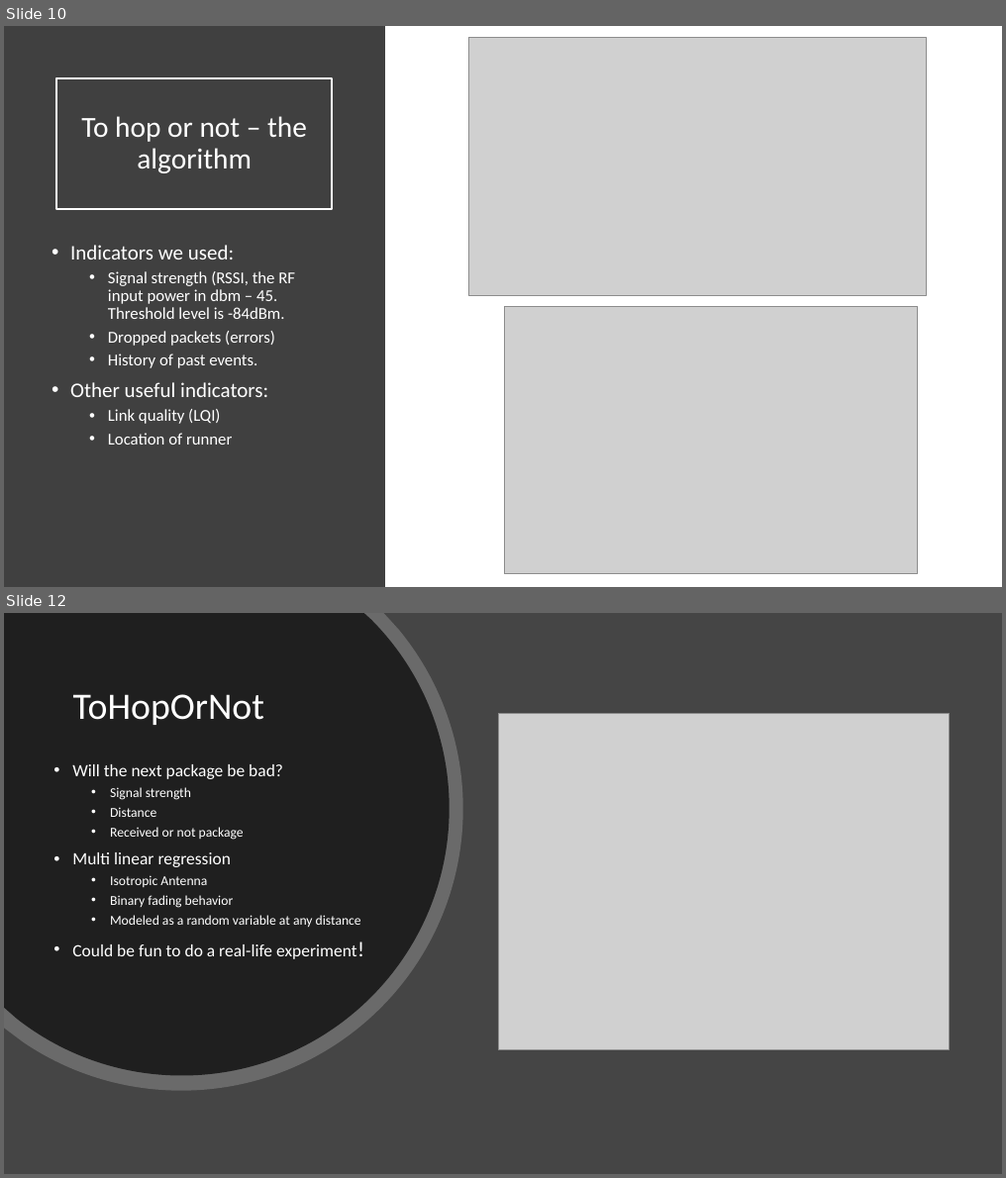
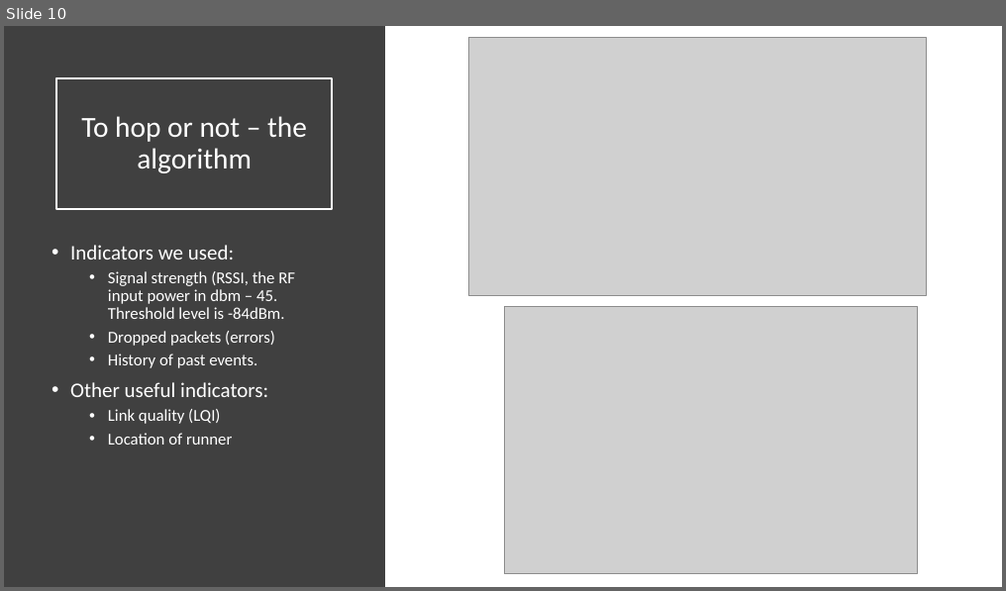
Before and after one commit to entvex/Wireless-Sensor-Networks, a slide deck: Hop or not to hop.pptx. Shown one above the other, each under a label of ours: slides 10 and 12 before the commit, slide 10 after it; the slides between them are not shown. The pictures are 1006x1178 and 1006x591 pixels, drawn with LibreOffice and Linux fonts; fonts in the diff are those of the drawing; grey boxes stand for pictures. Boxes give left, top, right and bottom in pixels: in the first picture for what was removed or moved away, otherwise in the second. Text is boxed around its words. In the diff, an @@ line names an element or a change of style, - is before the commit and + after.

```diff
--- a/Hop or not to hop.pptx
+++ b/Hop or not to hop.pptx
@@ slide 12 removed at box(4, 613, 1002, 1174), background #454545 @@
@@ freeform shape removed at box(4, 613, 463, 1091) @@
@@ freeform shape removed at box(4, 613, 450, 1075) @@
@@ title removed at box(73, 694, 264, 725) @@
-ToHopOrNot
@@ picture removed at box(498, 714, 949, 1051) @@
@@ text removed at box(72, 764, 361, 959) @@
-• Will the next package be bad?
-  • Signal strength
-  • Distance
-  • Received or not package
-• Multi linear regression
-  • Isotropic Antenna
-  • Binary fading behavior
-  • Modeled as a random variable at any distance
-• Could be fun to do a real-life experiment!
```
Also in this commit, not shown: 3 slides changed.
